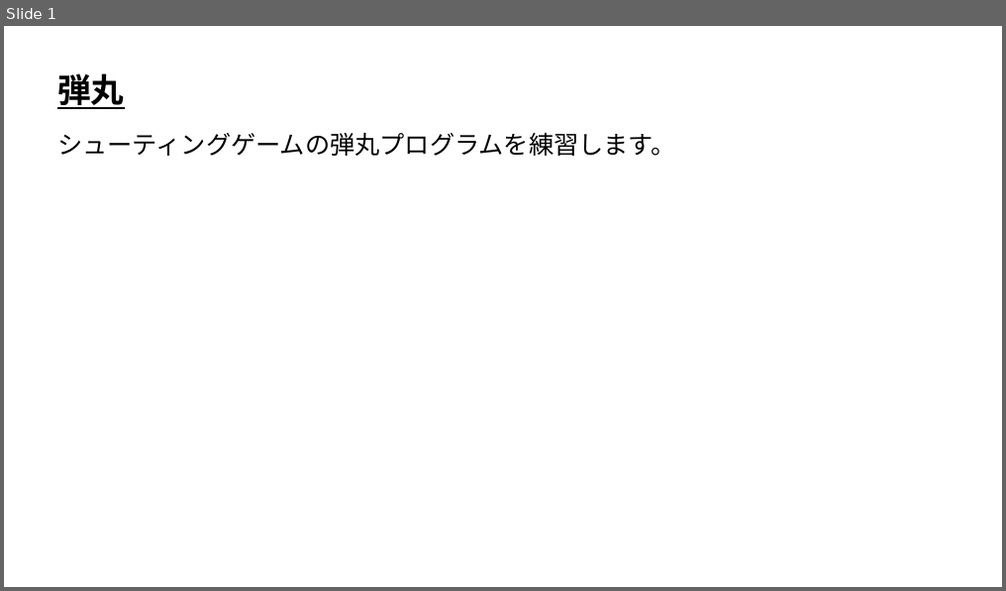
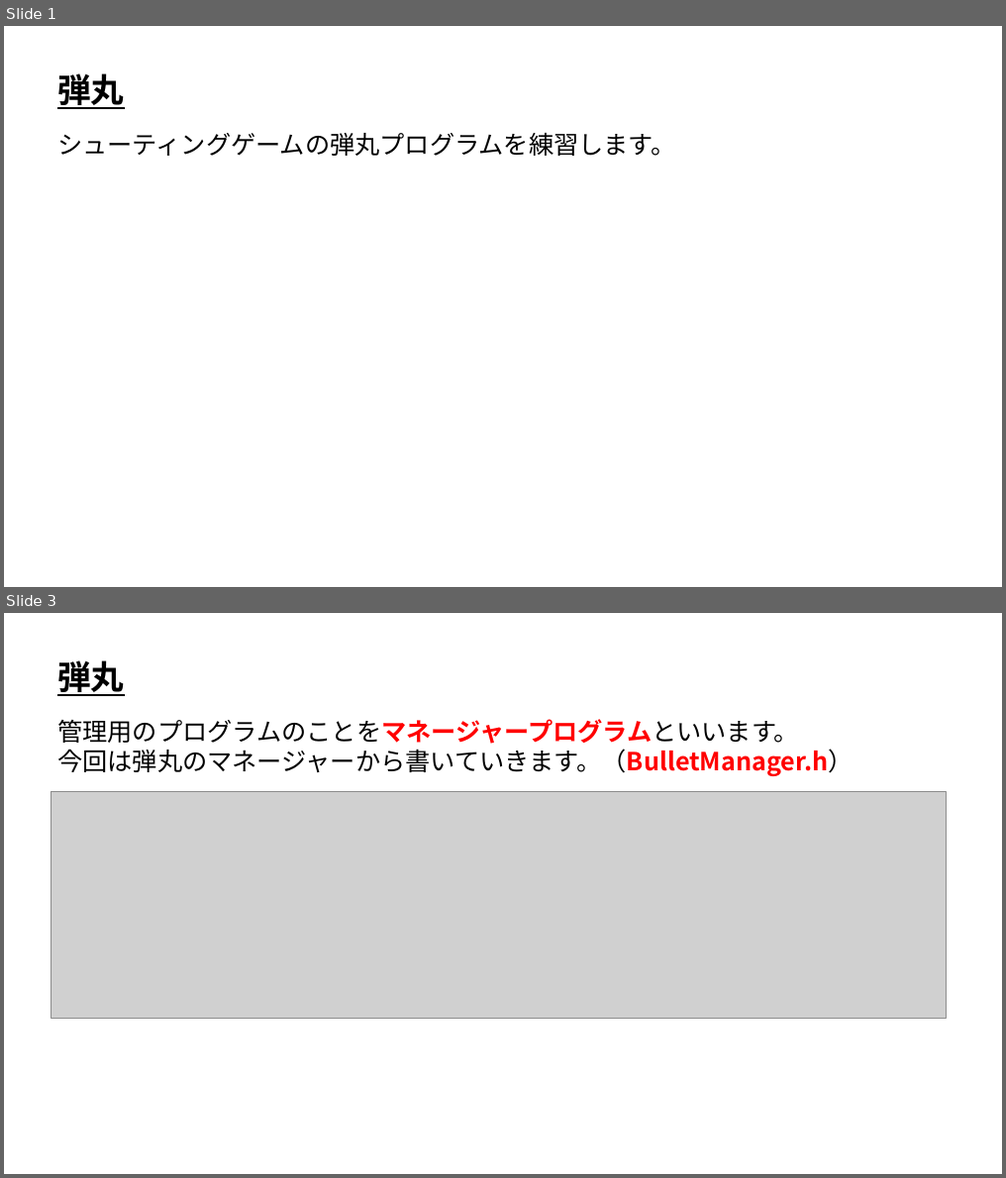
Before and after one commit to ArakiYusuke-Ohara/Textbook, a slide deck: ゲーム科1年/00_前期/ゲームプログラミングⅡ/04_シューティングゲーム弾丸編.pptx. Shown one above the other, each under a label of ours: slide 1 before the commit, slides 1 and 3 after it; the slides between them are not shown. The pictures are 1006x591 and 1006x1178 pixels, drawn with LibreOffice and Linux fonts; fonts in the diff are those of the drawing; grey boxes stand for pictures. Boxes give left, top, right and bottom in pixels: in the first picture for what was removed or moved away, otherwise in the second. Text is boxed around its words. In the diff, an @@ line names an element or a change of style, - is before the commit and + after.

```diff
--- a/ゲーム科1年/00_前期/ゲームプログラミングⅡ/04_シューティングゲーム弾丸編.pptx
+++ b/ゲーム科1年/00_前期/ゲームプログラミングⅡ/04_シューティングゲーム弾丸編.pptx
@@ slide 3 added at (4,613,1002,1174), background #FFFFFF @@
@@ text added at (57,661,124,696), 32 pt, text #000000, bold, underline @@
+弾丸
@@ text added at (57,719,852,776), 24 pt, text #000000 @@
+管理用のプログラムのことをマネージャープログラムといいます。
+今回は弾丸のマネージャーから書いていきます。（BulletManager.h）
@@ picture added at (51,792,945,1018) @@
```
Also in this commit, not shown: 3 other slides added.
